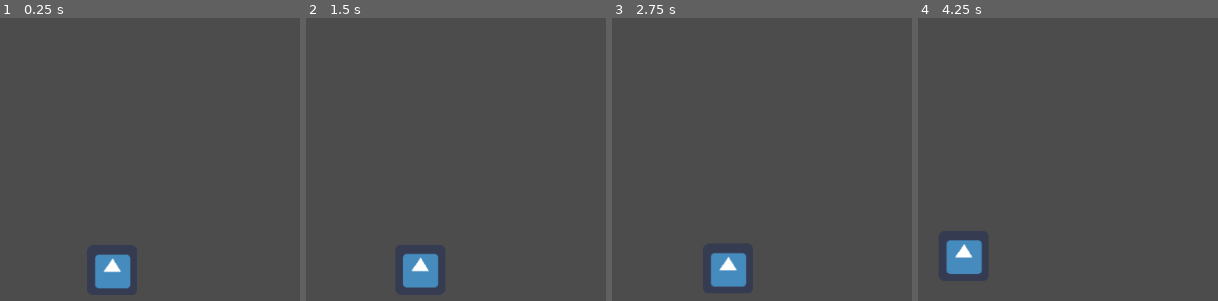
Above: before the commit, frames 1-4 (left to right).
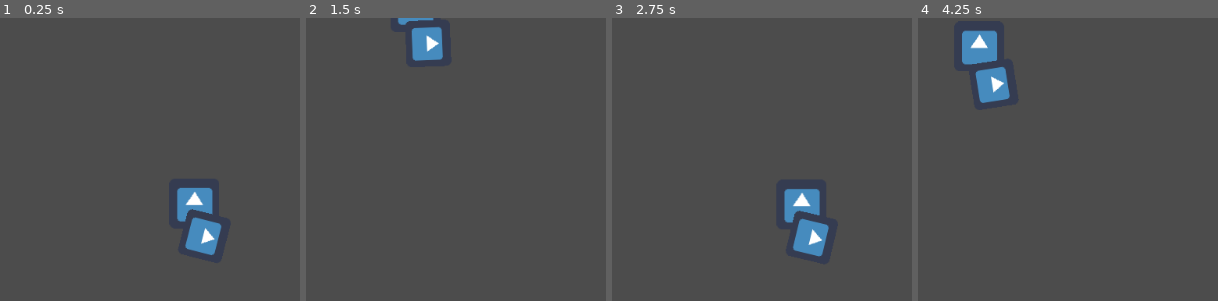
Above: after the commit, the same moments.

Repository: Madhavaprasath/AreoplaneGame
Game: Godot game, scene res://Characters/Player/Player.tscn
The game is run twice, just before and just after one commit, with the same random seed, the same clock (stepped at 60 frames per second) and the same inputs. The project has no main scene, so this scene is started directly. The engine's default icon, where the game draws it, is replaced by a stand-in: a white triangle on a blue panel in a dark square.
Inputs:
- Up to frame 1 (0.25 s): no input
- Up to frame 2 (1.5 s): hold Right (ui_right) 0.53-1.28 s; hold Down (ui_down) from 1.28 s (still down)
- Up to frame 3 (2.75 s): release Down (ui_down) at 2.03 s; hold Right (ui_right) from 2.03 s (still down)
- Up to frame 4 (4.25 s): release Right (ui_right) at 2.78 s; hold Up (ui_up) 2.78-3.53 s; hold Left (ui_left) from 3.53 s (still down)

The runs differ from the first frame. In frame 1, 3.8% of the frame differs, in the area x 31-74%, y 60-96%; in frame 2, 2.8%; in frame 3, 3.8%; in frame 4, 4.0%, in the area x 9-31%, y 4-91%.

Commit message:
Sprites and the Circular motion

Diff:
--- a/AreoPlaneGame(NameYet to be decided)/Characters/Player/Player.gd
+++ b/AreoPlaneGame(NameYet to be decided)/Characters/Player/Player.gd
@@ -1 +1,4 @@
 extends "res://Characters/Actor/Actor.gd"
+
+onready var pos=get_node("Position2D")
+onready var line=get_node("Line2D")
--- a/AreoPlaneGame(NameYet to be decided)/Characters/Player/Player.tscn
+++ b/AreoPlaneGame(NameYet to be decided)/Characters/Player/Player.tscn
@@ -13,3 +13,14 @@
 
 [node name="Statemachine" parent="." index="2"]
 Player_path = NodePath("..")
+
+[node name="Position2D" type="Position2D" parent="." index="3"]
+position = Vector2( 32, 32 )
+
+[node name="Sprite" type="Sprite" parent="Position2D" index="0"]
+position = Vector2( 14.3496, 16.0181 )
+scale = Vector2( 0.927001, 0.895716 )
+texture = ExtResource( 3 )
+
+[node name="Line2D" type="Line2D" parent="." index="4"]
+points = PoolVector2Array( -0.0177002, -0.790405 )
--- a/AreoPlaneGame(NameYet to be decided)/Characters/Player/Player_statemachine.gd
+++ b/AreoPlaneGame(NameYet to be decided)/Characters/Player/Player_statemachine.gd
@@ -17,19 +17,26 @@
 var velocity=Vector2()
 var direction_vector=Vector2()
 var circular_time=0
+var pointing_radius=Vector2()
+var a =true
 
 onready var player=get_node(Player_path)
 func _ready():
 	current_state=states.IDLE
 	current_animation="Idle"
-
 func _physics_process(delta):
-	print(velocity)
 	check_input()
 	#match_state(delta)
 	check_exit_conditions(delta)
 	velocity=player.move_and_slide(velocity)
-	make_circles(delta)
+	if a:
+		pointing_radius=global_position+Vector2(0,350)
+		a=false
+	if !a:
+		player.pos.look_at(pointing_radius)
+		rotation=player.pos.rotation
+		print(rad2deg(player.pos.rotation))
+		make_circles(delta)
 
 
 func match_state(delta):
@@ -67,6 +74,8 @@
 
 func play_idle_state(delta):
 	velocity=lerp(velocity,Vector2(0,0),1-pow(1,delta))
+	circular_time=0
+	current_state=states.CIRCLE
 
 func exit_condition_idle():
 	if direction_vector.x!=0 and direction_vector.y==0 ||direction_vector.x==0 and direction_vector.y!=0:
@@ -76,10 +85,13 @@
 
 
 func play_move_state(delta):
-	velocity=lerp(velocity,direction_vector*speed,1-pow(0.00001,delta))
+	velocity=lerp(velocity,direction_vector*speed,0.4)
 
 
 func make_circles(delta):
-	circular_time+=delta*-5
-	velocity.x=sin(circular_time)*400
-	velocity.y=cos(circular_time)*400
+	circular_time+=delta*-2.5
+	var expected_velocity=Vector2()
+	expected_velocity.x=cos(circular_time)*350
+	expected_velocity.y=sin(circular_time)*350
+	velocity=lerp(velocity,expected_velocity,1-pow(0.00001,delta))
+	current_state=states.IDLE
Binary file added: AreoPlaneGame(NameYet to be decided)/Sprites/ships.png
Binary file added: AreoPlaneGame(NameYet to be decided)/Sprites/ships_packed.png
Binary file added: AreoPlaneGame(NameYet to be decided)/Sprites/tiles.png
Binary file added: AreoPlaneGame(NameYet to be decided)/Sprites/tiles_packed.png
